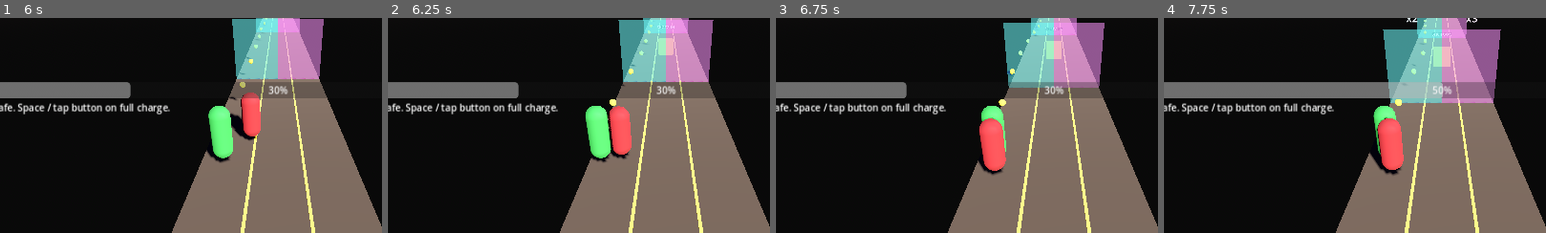
Above: before the commit, frames 1-4 (left to right).
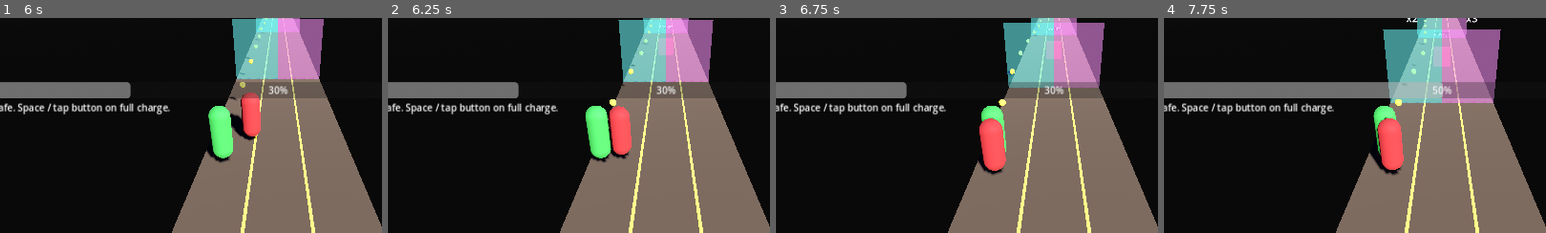
Above: after the commit, the same moments.

Repository: PawandeepSinghKhalsa/Hold-the-Line
Game: Godot game, scene res://scenes/main.tscn
Two runs of this game, one before a commit and one after it. Both use one fixed random seed, a clock stepped at 60 frames per second and the inputs below.
Inputs (mouse positions are % of the whole screen's width and height, from its top left):
- Up to frame 1 (6 s): move the mouse to (72, 45) at 0.52 s; hold D (move_right) 0.53-1.25 s; hold Space (supercharge) 0.53-1.25 s; click (72, 45) at 0.67 s; drag from (30, 55) to (45, 70) at 1.27 s; move the mouse to (60, 28) at 2.02 s; hold D (move_right) 2.03-2.75 s; hold Space (supercharge) 2.03-2.75 s; drag from (45, 70) to (20, 35) at 2.77 s; move the mouse to (80, 65) at 3.52 s; hold A (move_left) 3.53-4.25 s; hold Space (supercharge) 3.53-4.25 s; drag from (20, 35) to (35, 25) at 4.27 s; move the mouse to (55, 50) at 5.02 s; hold A (move_left) 5.03-5.75 s; hold Space (supercharge) 5.03-5.75 s; click (55, 50) at 5.17 s; drag from (35, 25) to (30, 55) at 5.77 s
- Up to frame 2 (6.25 s): no input
- Up to frame 3 (6.75 s): move the mouse to (72, 45) at 6.52 s; hold D (move_right) from 6.53 s (still down); hold Space (supercharge) from 6.53 s (still down)
- Up to frame 4 (7.75 s): release D (move_right) at 7.25 s; release Space (supercharge) at 7.25 s; drag from (30, 55) to (45, 70) at 7.27 s
The pictures show only the part of the screen within x 14-64%, y 21-71%; the shares and areas given below are measured in that part.

Frame 1 is identical in both runs. In frame 2, 0.4% of the frame differs, in the area x 70-75%, y 3-18%; in frame 3, 0.4%; in frame 4, 0.5%, in the area x 70-76%, y 6-23%.
Error in both runs: Invalid access to property or key 'lane_index' on a base object of type 'CharacterBody3D (soldier.gd)'. (res://scripts/hud.gd:49)

Commit message:
Add rocket launcher (4th pickup weapon) with AOE explosions
Completes the weapon pickup set. Rocket is the slowest weapon but
each shot clears a 3.5u radius sphere, making it the answer to a
packed horde.

game_manager.gd:
- WEAPON_ROCKET = 4 added to the constants + WEAPON_NAMES dict.
- current_fire_interval multiplies by 3.0 for rockets, so the
  default 0.33s interval becomes ~1s between rockets.

bullet.gd:
- Two new exports: explosion_radius and explosion_damage. When
  explosion_radius > 0, bullet triggers _explode_at() on any impact.
- _explode_at iterates the zombies group, applies explosion_damage
  to every zombie whose chest is within the radius of the impact
  point, and calls Effects.spawn_explosion for visuals.

effects.gd:
- spawn_explosion(pos, radius): orange fireball burst (45 particles)
  + darker smoke trail (20 particles, 1.2s lifetime) + a 2.4-intensity
  camera shake for 0.35s. Particle velocities scale with radius so
  a bigger blast visually spreads wider.

soldier.gd / clone.gd:
- New _spawn_rocket helper that sets damage_override=4, explosion_
  radius=3.5, explosion_damage=4 on the bullet before add_child.
- WEAPON_ROCKET case in _shoot routes through the new helper.

weapon_crate.gd:
- Red crate tint (0.95, 0.2, 0.25) for rockets so it stands out
  from the shotgun's orange and the sniper's green.

weapon_spawner.gd:
- Rocket added to the random weapon pool, so crates now cycle
  through four options instead of three.

Balance thoughts: a squad of 9 firing rockets every ~1s deletes
entire rows of the main horde and boss-finishes in under two
volleys. Deliberately limited to 8s windows so it's a finisher
not a loop.

https://claude.ai/code/session_01WNZkPqonAe5zQESFZUsP36

Diff:
--- a/scripts/bullet.gd
+++ b/scripts/bullet.gd
@@ -22,6 +22,10 @@
 @export var direction: Vector3 = Vector3(0, 0, -1)
 @export var damage_override: int = 0  # 0 -> DEFAULT_DAMAGE
 @export var pierce_all: bool = false
+# When explosion_radius > 0 the bullet triggers an AOE on any impact,
+# damaging every zombie within the sphere for explosion_damage.
+@export var explosion_radius: float = 0.0
+@export var explosion_damage: int = 0
 
 
 func _physics_process(delta: float) -> void:
@@ -47,7 +51,24 @@
 			if zombie.has_method("take_damage"):
 				zombie.take_damage(dmg)
 			_pierced[zid] = true
+			if explosion_radius > 0.0:
+				_explode_at(global_position)
+				queue_free()
+				return
 			if pierce_all or is_weak:
 				continue
 			queue_free()
 			return
+
+
+func _explode_at(pos: Vector3) -> void:
+	var aoe_damage: int = explosion_damage if explosion_damage > 0 else 3
+	for zombie_node in get_tree().get_nodes_in_group("zombies"):
+		var zombie: Node3D = zombie_node as Node3D
+		if zombie == null or not is_instance_valid(zombie):
+			continue
+		var zombie_center: Vector3 = zombie.global_position + Vector3(0, 0.75, 0)
+		if pos.distance_to(zombie_center) <= explosion_radius:
+			if zombie.has_method("take_damage"):
+				zombie.take_damage(aoe_damage)
+	Effects.spawn_explosion(pos, explosion_radius)
--- a/scripts/clone.gd
+++ b/scripts/clone.gd
@@ -55,6 +55,8 @@
 			_spawn_bullet(spawn_pos, Vector3(0.22, 0, -0.98).normalized(), 1, false)
 		GameManager.WEAPON_SNIPER:
 			_spawn_bullet(spawn_pos, Vector3(0.0, 0, -1.0), 5, true)
+		GameManager.WEAPON_ROCKET:
+			_spawn_rocket(spawn_pos, Vector3(0.0, 0, -1.0))
 		_:
 			_spawn_bullet(spawn_pos, Vector3(0.0, 0, -1.0), 1, false)
 	Effects.spawn_muzzle_flash(spawn_pos)
@@ -71,6 +73,19 @@
 	bullet.global_position = spawn_pos
 
 
+func _spawn_rocket(spawn_pos: Vector3, direction: Vector3) -> void:
+	var bullet: Node3D = bullet_scene.instantiate() as Node3D
+	if bullet == null:
+		return
+	bullet.set("direction", direction)
+	bullet.set("damage_override", 4)
+	bullet.set("pierce_all", false)
+	bullet.set("explosion_radius", 3.5)
+	bullet.set("explosion_damage", 4)
+	get_tree().current_scene.add_child(bullet)
+	bullet.global_position = spawn_pos
+
+
 func take_damage(amount: int) -> void:
 	if _dead:
 		return
--- a/scripts/effects.gd
+++ b/scripts/effects.gd
@@ -72,6 +72,33 @@
 		4.5,
 		0.09
 	)
+
+
+func spawn_explosion(world_pos: Vector3, radius: float) -> void:
+	var r: float = max(radius, 1.0)
+	# Orange fireball ball.
+	_spawn_burst(
+		world_pos,
+		Color(1.0, 0.45, 0.15),
+		45,
+		0.7,
+		180.0,
+		r * 2.0,
+		r * 3.5,
+		0.2
+	)
+	# Darker smoke puff trails behind the fireball.
+	_spawn_burst(
+		world_pos,
+		Color(0.3, 0.2, 0.15),
+		20,
+		1.2,
+		160.0,
+		r * 1.2,
+		r * 2.0,
+		0.25
+	)
+	screen_shake_requested.emit(2.4, 0.35)
 
 
 # Floating score text that drifts up and fades out, classic
--- a/scripts/game_manager.gd
+++ b/scripts/game_manager.gd
@@ -38,12 +38,14 @@
 const WEAPON_SHOTGUN := 1
 const WEAPON_MACHINE_GUN := 2
 const WEAPON_SNIPER := 3
+const WEAPON_ROCKET := 4
 const WEAPON_PICKUP_DURATION := 8.0
 const WEAPON_NAMES: Dictionary = {
 	WEAPON_DEFAULT: "Pistol",
 	WEAPON_SHOTGUN: "Shotgun",
 	WEAPON_MACHINE_GUN: "Machine Gun",
 	WEAPON_SNIPER: "Sniper",
+	WEAPON_ROCKET: "Rocket",
 }
 
 signal weapon_changed(weapon_id: int, time_left: float)
@@ -213,6 +215,8 @@
 			interval = base_interval * 0.4  # ~2.5x faster
 		WEAPON_SNIPER:
 			interval = base_interval * 2.2  # slow but devastating
+		WEAPON_ROCKET:
+			interval = base_interval * 3.0  # slowest, but blasts a crowd
 		_:
 			interval = base_interval
 	return interval / fire_rate_multiplier()
--- a/scripts/soldier.gd
+++ b/scripts/soldier.gd
@@ -89,6 +89,8 @@
 			_spawn_bullet(spawn_pos, Vector3(0.22, 0, -0.98).normalized(), 1, false)
 		GameManager.WEAPON_SNIPER:
 			_spawn_bullet(spawn_pos, Vector3(0.0, 0, -1.0), 5, true)
+		GameManager.WEAPON_ROCKET:
+			_spawn_rocket(spawn_pos, Vector3(0.0, 0, -1.0))
 		_:
 			_spawn_bullet(spawn_pos, Vector3(0.0, 0, -1.0), 1, false)
 	Effects.spawn_muzzle_flash(spawn_pos)
@@ -102,6 +104,20 @@
 	bullet.set("direction", direction)
 	bullet.set("damage_override", damage)
 	bullet.set("pierce_all", pierce_all)
+	get_tree().current_scene.add_child(bullet)
+	bullet.global_position = spawn_pos
+
+
+func _spawn_rocket(spawn_pos: Vector3, direction: Vector3) -> void:
+	var bullet_node: Node = bullet_scene.instantiate()
+	var bullet: Node3D = bullet_node as Node3D
+	if bullet == null:
+		return
+	bullet.set("direction", direction)
+	bullet.set("damage_override", 4)
+	bullet.set("pierce_all", false)
+	bullet.set("explosion_radius", 3.5)
+	bullet.set("explosion_damage", 4)
 	get_tree().current_scene.add_child(bullet)
 	bullet.global_position = spawn_pos
 
--- a/scripts/weapon_crate.gd
+++ b/scripts/weapon_crate.gd
@@ -60,5 +60,7 @@
 			return Color(0.3, 0.65, 1.0)
 		GameManager.WEAPON_SNIPER:
 			return Color(0.35, 0.95, 0.5)
+		GameManager.WEAPON_ROCKET:
+			return Color(0.95, 0.2, 0.25)
 		_:
 			return Color(1, 1, 1)
--- a/scripts/weapon_spawner.gd
+++ b/scripts/weapon_spawner.gd
@@ -40,6 +40,7 @@
 		GameManager.WEAPON_SHOTGUN,
 		GameManager.WEAPON_MACHINE_GUN,
 		GameManager.WEAPON_SNIPER,
+		GameManager.WEAPON_ROCKET,
 	]
 	crate.set("weapon_id", weapon_choices[randi() % weapon_choices.size()])
 	get_tree().current_scene.add_child(crate)
